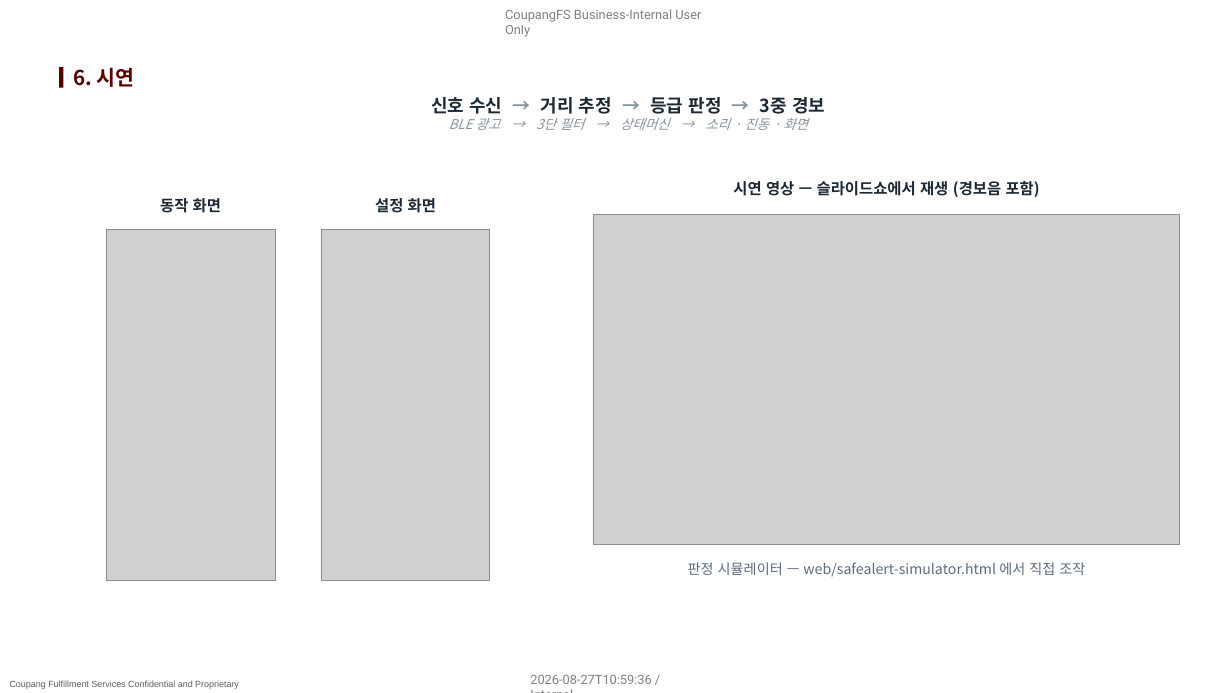
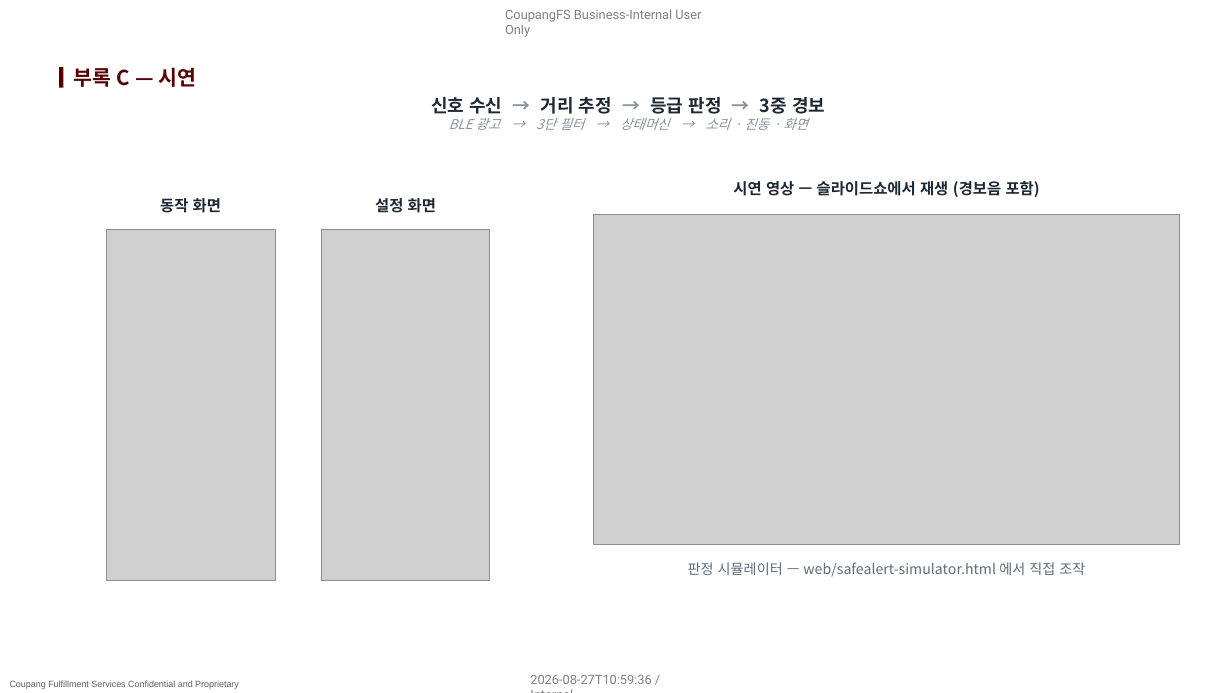
Before and after one commit to pslymzero-cyber/SafeAlert, a slide deck: slide 12 of docs/presentation/company_form/SafeAlert_보고_2026.08.pptx (slide 9 before the commit). Drawn at 1232x693 pixels with LibreOffice and Linux fonts; fonts in the diff are those of the drawing; grey boxes stand for pictures; background and template pictures are left out. Boxes give left, top, right and bottom in pixels: in the first picture for what was removed or moved away, otherwise in the second. Text is boxed around its words. In the diff, an @@ line names an element or a change of style, - is before the commit and + after.

```diff
--- a/docs/presentation/company_form/SafeAlert_보고_2026.08.pptx
+++ b/docs/presentation/company_form/SafeAlert_보고_2026.08.pptx
@@ title at bbox=[74, 67, 196, 87]: text changed @@
-6. 시연
+부록 C — 시연
```
Also in this commit, not shown: 10 other slides changed, 2 slides added, 1 slide removed, 2 other files.
